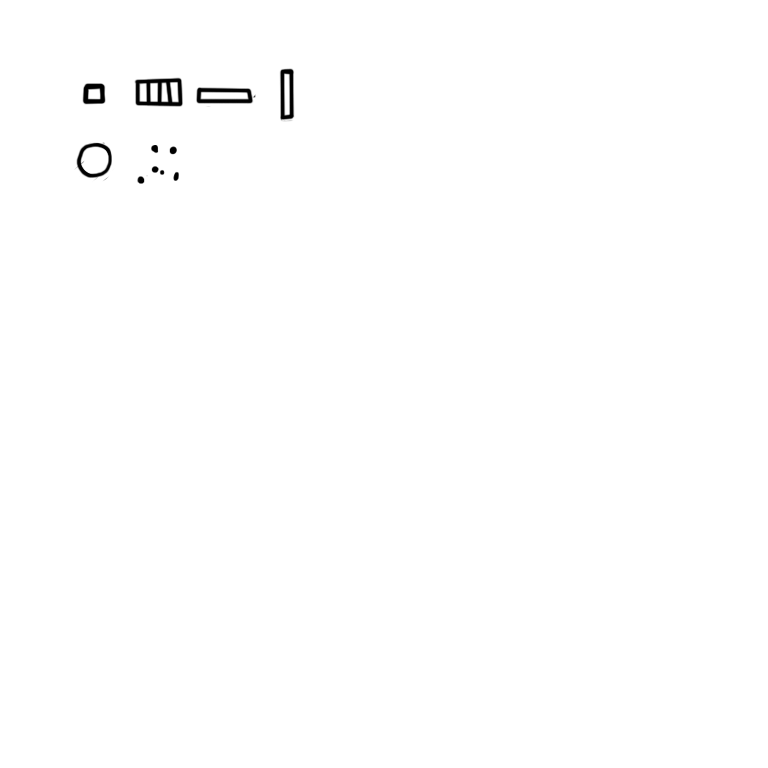
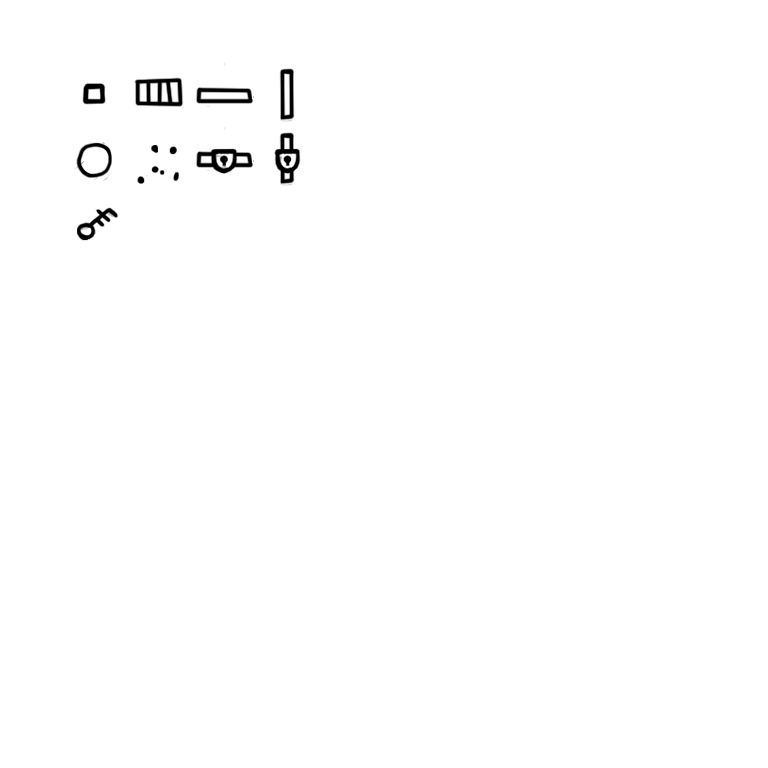
Layers edited between the first and the second 768×768 image:
added group "LockedDoor-Horizontal" with 1 layers above "LockedDoor-Vertical" over [210, 148, 238, 174]
added layer "Lock" (1st of 2, in "LockedDoor-Horizontal") in group "LockedDoor-Horizontal" over [210, 148, 238, 174]
added group "LockedDoor-Vertical" with 1 layers above "Layer 2" over [274, 148, 301, 174]
added layer "Lock" (2nd of 2, in "LockedDoor-Vertical") in group "LockedDoor-Vertical" over [274, 148, 301, 174]
renamed "Rounded Rectangle 2" to "Layer 2", moved it above "Layer 1", painted on it over [196, 94, 295, 186]
painted on "Layer 1" over [77, 62, 254, 241]
